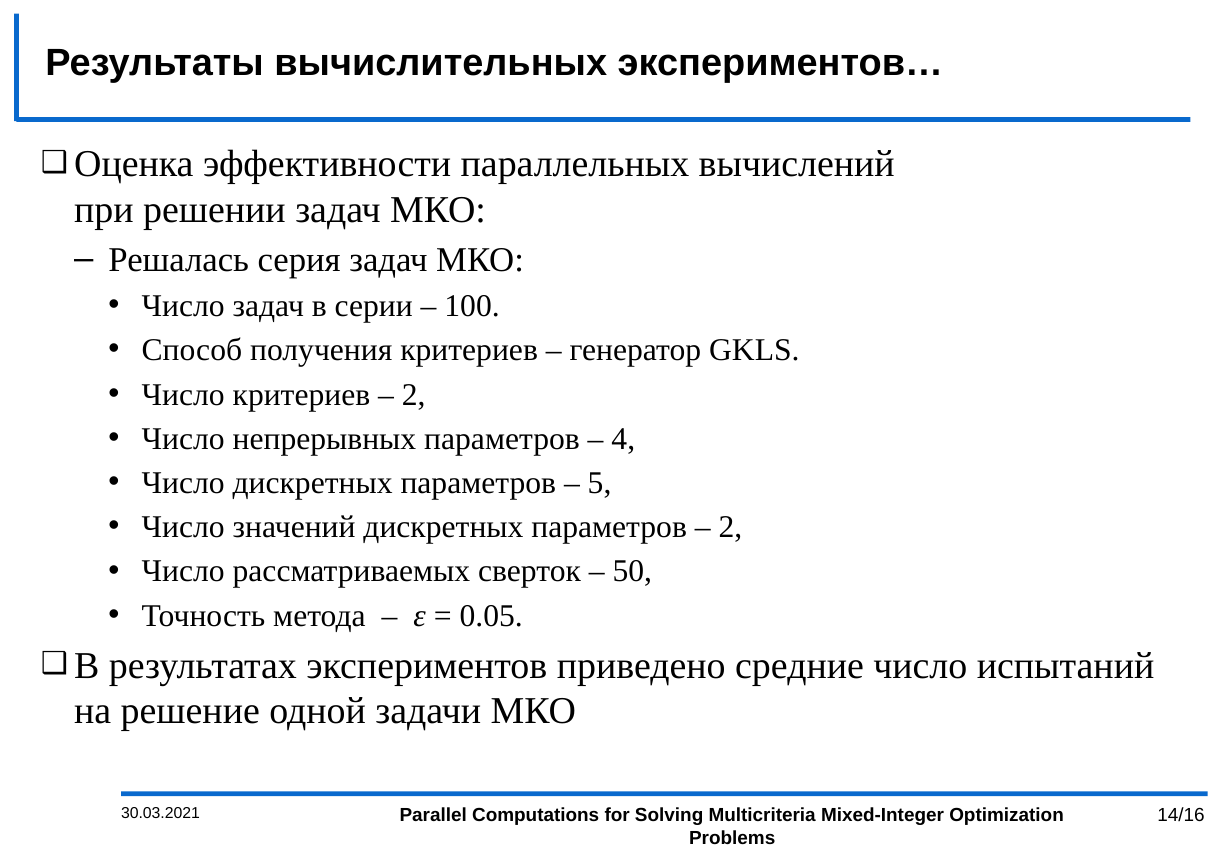
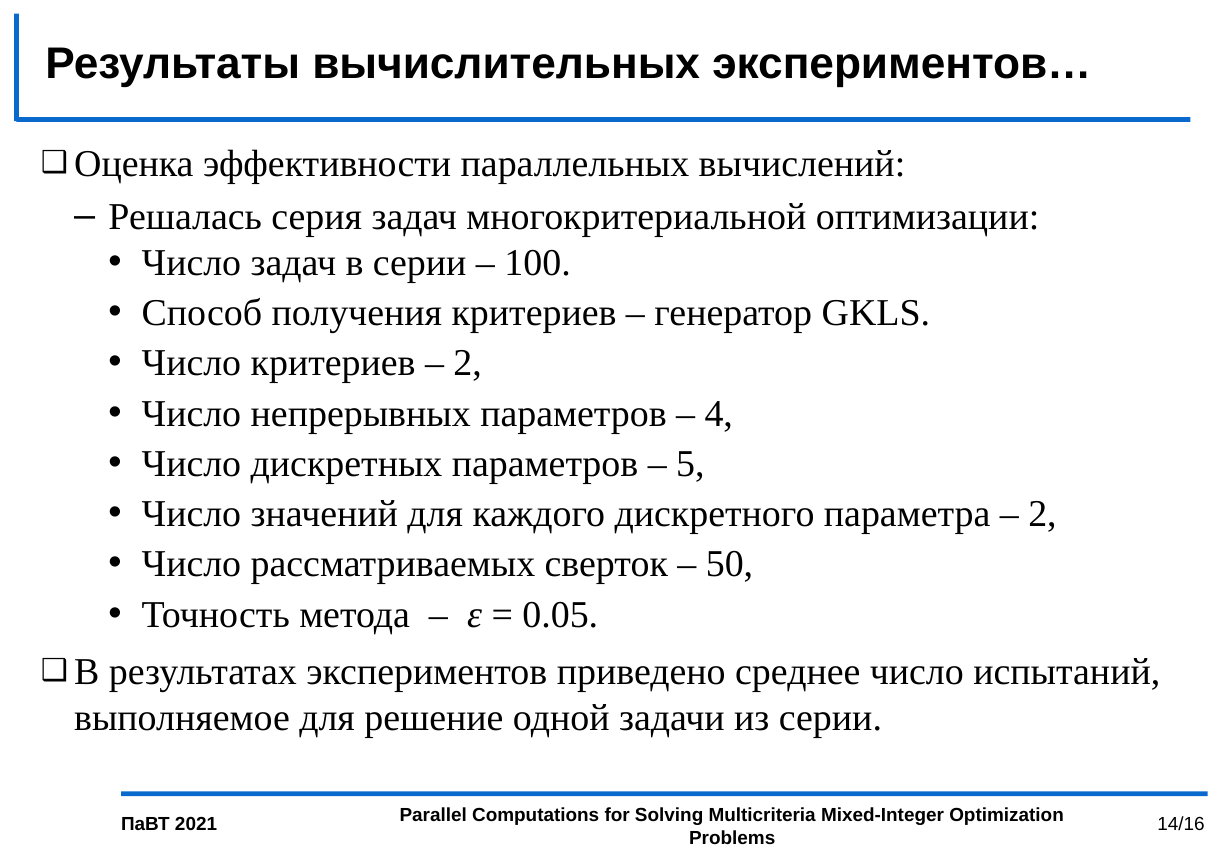
Before and after one commit to kabarkalov/GlobOptPapers, a slide deck: slide 14 of 2021/PСT_GergelKozinov/PCT2021_kozinov.pptx. Drawn at 1232x853 pixels with LibreOffice and Linux fonts; fonts in the diff are those of the drawing; background and template pictures are left out. Boxes give left, top, right and bottom in pixels: in the first picture for what was removed or moved away, otherwise in the second. Text is boxed around its words. In the diff, an @@ line names an element or a change of style, - is before the commit and + after.

```diff
--- a/2021/PСT_GergelKozinov/PCT2021_kozinov.pptx
+++ b/2021/PСT_GergelKozinov/PCT2021_kozinov.pptx
@@ title "Результаты вычислительных экспериментов…" at bbox=[45, 47, 1091, 86]: size 24 to 28 pt @@
@@ text at bbox=[74, 149, 1040, 237]: text changed @@
-❑ Оценка эффективности параллельных вычислений
-  при решении задач МКО:
-  – Решалась серия задач МКО:
+❑ Оценка эффективности параллельных вычислений:
+  – Решалась серия задач многокритериальной оптимизации:
@@ text at bbox=[142, 249, 930, 634]: size 20 to 24 pt in "Число задач в серии – 100.", "Способ получения критериев – генератор GKLS.", "Число критериев – 2,", "Число непрерывных параметров – 4," and 3 more places; less space between paragraphs @@
@@ text at bbox=[142, 500, 1056, 534]: text changed; size 20 to 24 pt @@
-    • Число значений дискретных параметров – 2,
+    • Число значений для каждого дискретного параметра – 2,
@@ text at bbox=[74, 658, 1160, 738]: text changed @@
-❑ В результатах экспериментов приведено средние число испытаний на решение одной задачи МКО
+❑ В результатах экспериментов приведено среднее число испытаний, выполняемое для решение одной задачи из серии.
@@ page number: place and size @@
-page number at bbox=[1157, 807, 1204, 822]
+page number at bbox=[1157, 816, 1204, 831]
@@ text at bbox=[121, 816, 217, 830]: text changed; size 10 to 12 pt; bold on @@
-30.03.2021
+ПаВТ 2021
```
Also in this commit, not shown: 15 other slides changed.
